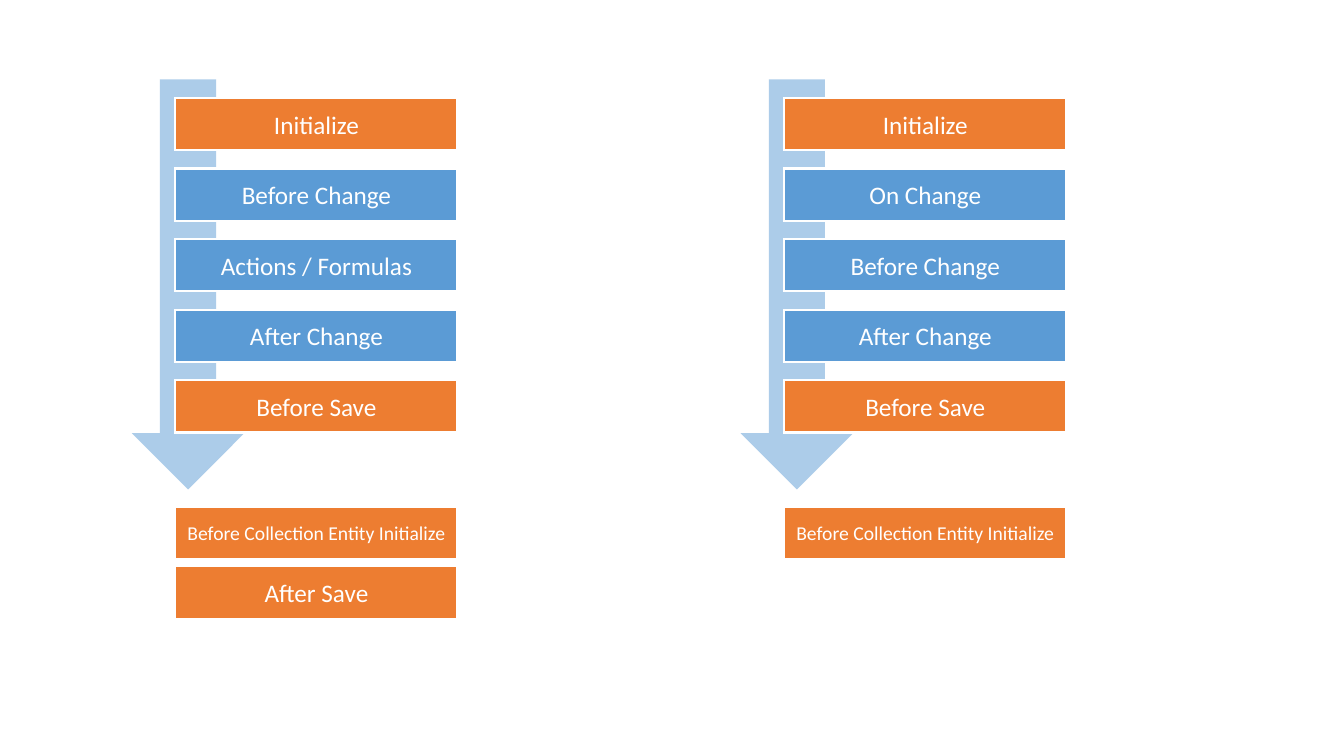
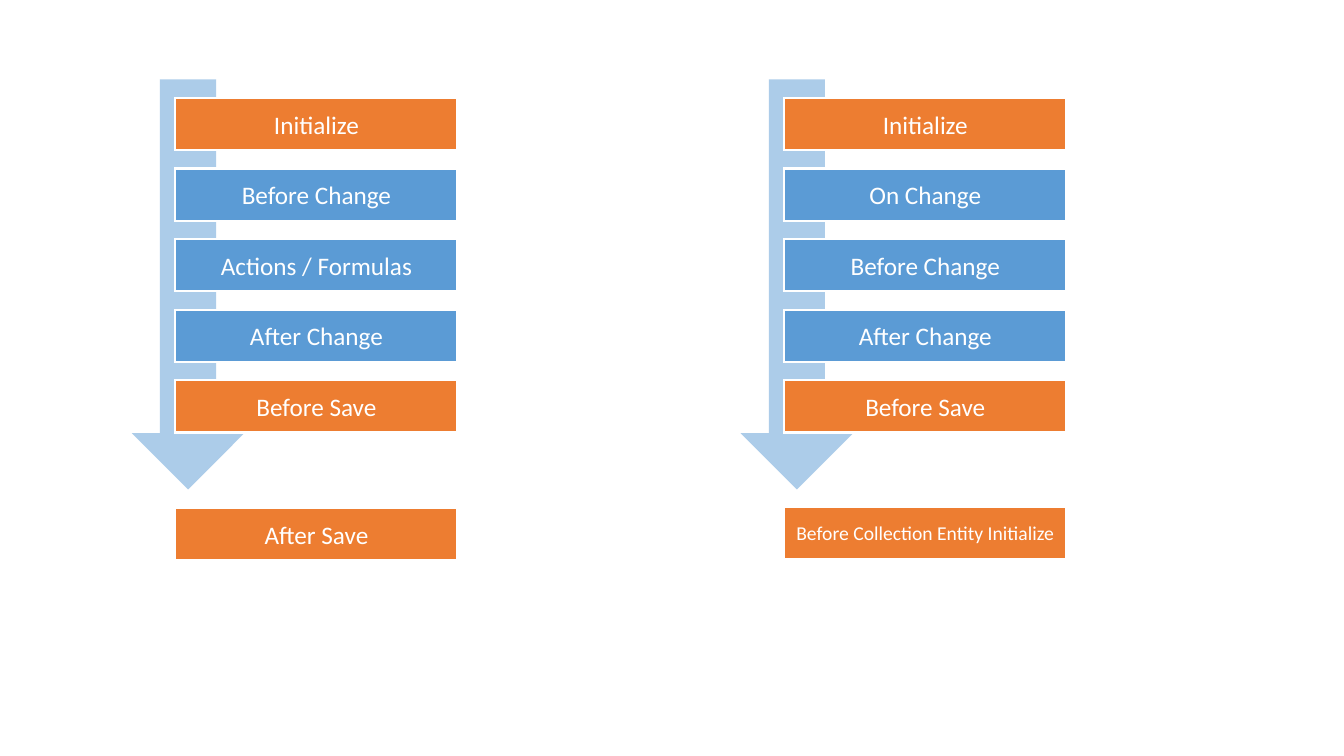
Before and after one commit to OMNIALowCode/omniadocs, a slide deck: slide 1 of docs/images/modeler/BehaviourLifecycle.pptx. Drawn at 1344x756 pixels with LibreOffice and Linux fonts; fonts in the diff are those of the drawing. Boxes give left, top, right and bottom in pixels: in the first picture for what was removed or moved away, otherwise in the second. Text is boxed around its words. In the diff, an @@ line names an element or a change of style, - is before the commit and + after.

```diff
--- a/docs/images/modeler/BehaviourLifecycle.pptx
+++ b/docs/images/modeler/BehaviourLifecycle.pptx
@@ rectangle "After Save": place and size @@
-rectangle "After Save" at [175, 567, 458, 619]
+rectangle "After Save" at [175, 508, 458, 561]
@@ rectangle removed at [175, 506, 458, 559] @@
-Before Collection Entity Initialize
```
Also in this commit, not shown: 11 other files.
